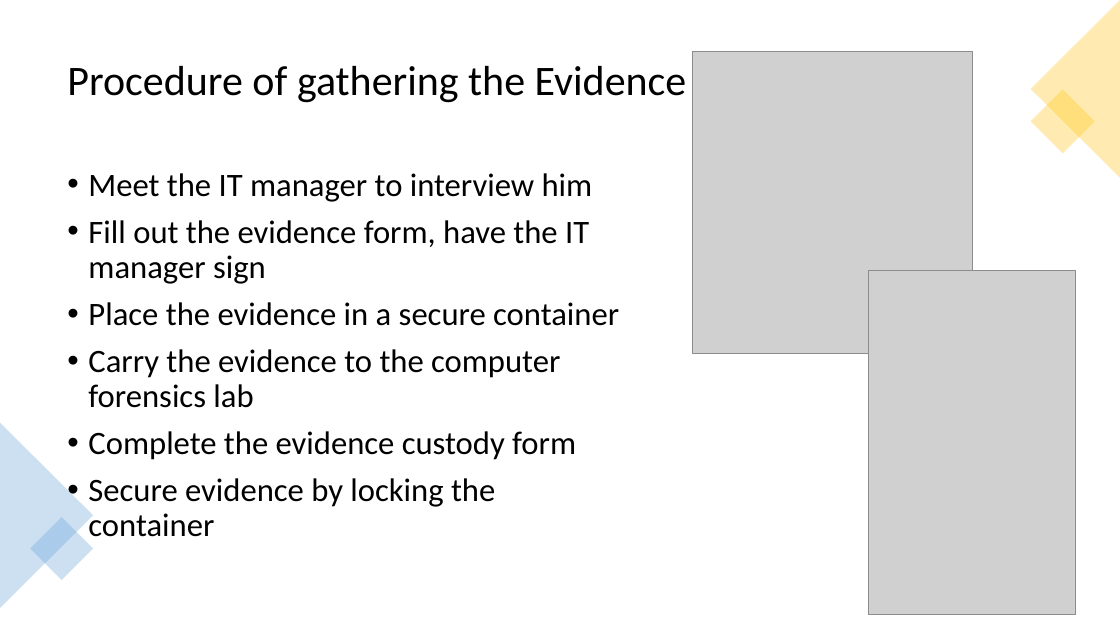
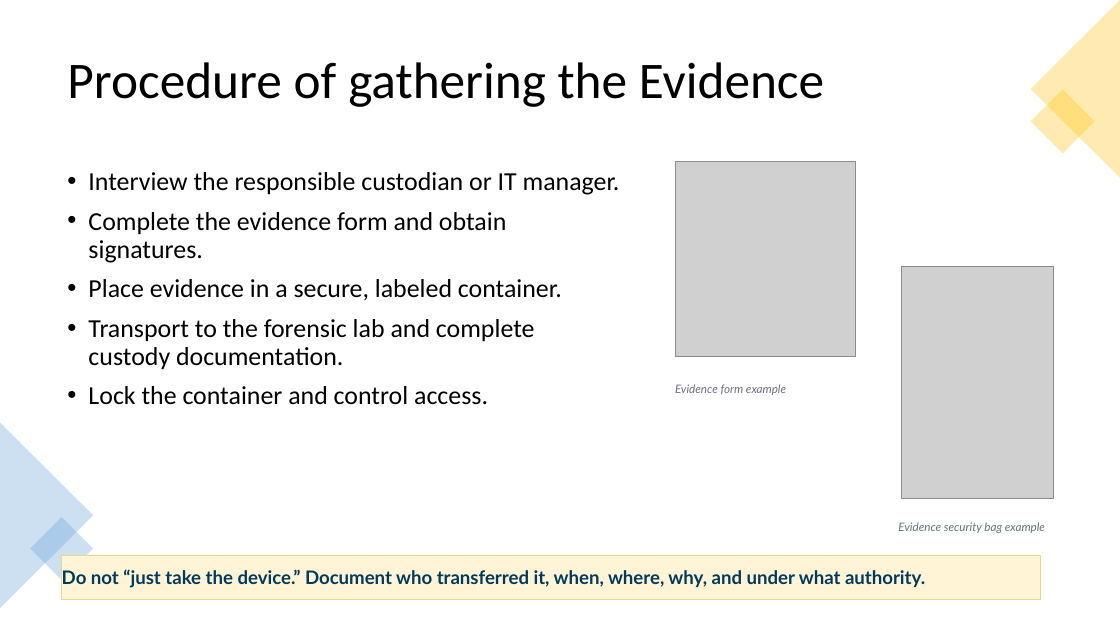
Before and after one commit to frankwxu/Digital-Forensics-Basic-Book, a slide deck: slide 13 of PPTs/Ch1_Introduction_to_Digital_Forensics.pptx (slide 11 before the commit). Drawn at 1120x630 pixels with LibreOffice and Linux fonts; fonts in the diff are those of the drawing; grey boxes stand for pictures; background and template pictures are left out. Boxes give left, top, right and bottom in pixels: in the first picture for what was removed or moved away, otherwise in the second. Text is boxed around its words. In the diff, an @@ line names an element or a change of style, - is before the commit and + after.

Commit message:
update Ch1 Introduction to Digital Forensics presentation

```diff
--- a/PPTs/Ch1_Introduction_to_Digital_Forensics.pptx
+++ b/PPTs/Ch1_Introduction_to_Digital_Forensics.pptx
@@ title "Procedure of gathering the Evidence" at box(67, 62, 824, 107): size 36 to 44 pt @@
@@ text at box(88, 172, 620, 404): text changed; size 28 to 22.2 pt @@
-• Meet the IT manager to interview him
-• Fill out the evidence form, have the IT manager sign
-• Place the evidence in a secure container
-• Carry the evidence to the computer forensics lab
-• Complete the evidence custody form
-• Secure evidence by locking the container
+• Interview the responsible custodian or IT manager.
+• Complete the evidence form and obtain signatures.
+• Place evidence in a secure, labeled container.
+• Transport to the forensic lab and complete custody documentation.
+• Lock the container and control access.
@@ picture: place and size @@
-picture at box(692, 51, 972, 353)
+picture at box(676, 162, 856, 357)
@@ picture: place and size @@
-picture at box(869, 271, 1076, 614)
+picture at box(902, 266, 1054, 498)
@@ text added at box(675, 384, 786, 395), 10 pt, text #6B7280, italic @@
+Evidence form example
@@ text added at box(898, 522, 1045, 533), 10 pt, text #6B7280, italic @@
+Evidence security bag example
@@ rectangle added at box(61, 555, 1040, 599), fill #FFF5D6, outline #EBD98B 0.7 pt, 16 pt, text #003B5C, bold @@
+Do not “just take the device.” Document who transferred it, when, where, why, and under what authority.
@@ text added at box(893, 555, 1040, 556), 10 pt, text #6B7280, italic @@
+Evidence security bag example
```
Also in this commit, not shown: 21 other slides changed, 14 slides added, 11 slides removed.
